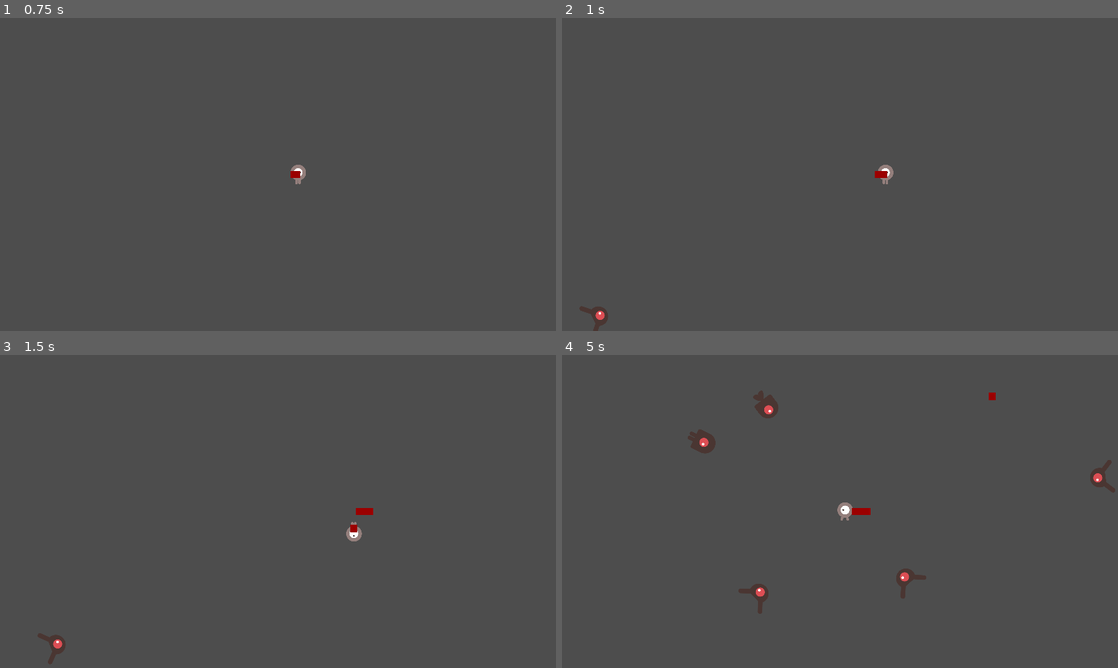
Above: before the commit, frames 1-4 (two rows, left to right).
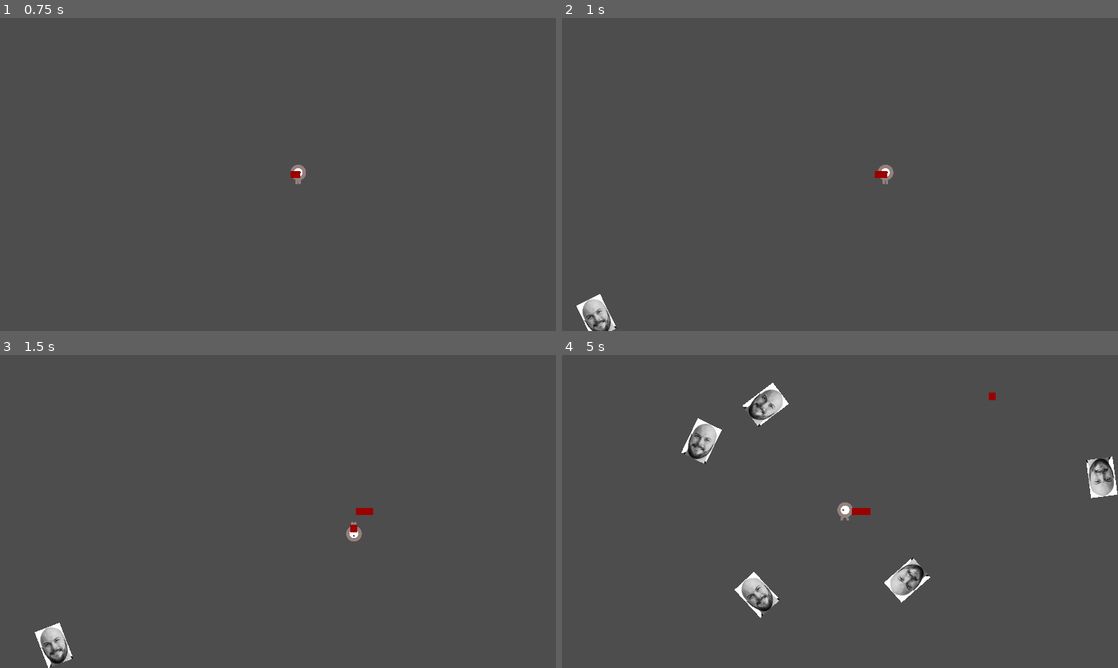
Above: after the commit, the same moments.

Repository: IanMillican/CS2053Project
Game: Godot game, scene res://creepRes/level1Creeps.tscn
Two runs of this game, one before a commit and one after it. Both use one fixed random seed, a clock stepped at 60 frames per second and the inputs below. This scene is started directly instead of the project's main scene.
Inputs:
- Up to frame 1 (0.75 s): tap Enter at 0.5 s; hold Right (ui_right) from 0.53 s (still down); hold Space (shoot) from 0.53 s (still down)
- Up to frame 2 (1 s): keep holding Right (ui_right); keep holding Space (shoot)
- Up to frame 3 (1.5 s): release Right (ui_right) at 1.28 s; release Space (shoot) at 1.28 s; hold Down (ui_down) from 1.28 s (still down); tap Space (shoot) at 1.35 s
- Up to frame 4 (5 s): release Down (ui_down) at 2.03 s; hold Right (ui_right) 2.03-2.78 s; hold Space (shoot) 2.03-2.78 s; hold Up (ui_up) 2.78-3.53 s; tap Space (shoot) at 2.85, 4.35 s; hold Space (shoot) 3.53-4.28 s; hold Left (ui_left) from 3.53 s (still down)

Frame 1 is identical in both runs. In frame 2, 0.5% of the frame differs, in the area x 2-10%, y 88-100%; in frame 3, 0.5%; in frame 4, 2.6%, in the area x 21-100%, y 8-84%.

Commit message:
Updated enemies

Diff:
--- a/cs2053-thegame/creepRes/mob.gd
+++ b/cs2053-thegame/creepRes/mob.gd
@@ -5,13 +5,7 @@
 # Called when the node enters the scene tree for the first time.
 func _ready() -> void:
 	screenSize = get_viewport_rect().size
-	var spritePick = randi() % 3 + 1
-	if spritePick == 1:
-		$AnimatedSprite2D.animation = "fly"
-	elif spritePick == 2:
-		$AnimatedSprite2D.animation = "swim"
-	else:
-		$AnimatedSprite2D.animation = "walk"
+	$AnimatedSprite2D.animation = "Prof"
 
 # Called every frame. 'delta' is the elapsed time since the previous frame.
 func _process(delta: float) -> void:
--- a/cs2053-thegame/creepRes/mob.tscn
+++ b/cs2053-thegame/creepRes/mob.tscn
@@ -1,6 +1,7 @@
-[gd_scene load_steps=10 format=3 uid="uid://dwn8fnxhiqn30"]
+[gd_scene load_steps=12 format=3 uid="uid://dwn8fnxhiqn30"]
 
 [ext_resource type="Script" path="res://creepRes/mob.gd" id="1_n8bkh"]
+[ext_resource type="Texture2D" uid="uid://dys3l260bx3oe" path="res://FinalBoss.png" id="2_alu3y"]
 [ext_resource type="Texture2D" uid="uid://cqp8akdbmyrkm" path="res://creepRes/dodge_the_creeps_2d_assets/art/enemyFlyingAlt_1.png" id="2_k6c6w"]
 [ext_resource type="Texture2D" uid="uid://dkxvn4p8dho3y" path="res://creepRes/dodge_the_creeps_2d_assets/art/enemyFlyingAlt_2.png" id="3_o3ocu"]
 [ext_resource type="Texture2D" uid="uid://ddps41a0fmbu5" path="res://creepRes/dodge_the_creeps_2d_assets/art/enemySwimming_1.png" id="4_x4bmv"]
@@ -8,12 +9,20 @@
 [ext_resource type="Texture2D" uid="uid://ij5glnwh4hs8" path="res://creepRes/dodge_the_creeps_2d_assets/art/enemyWalking_1.png" id="6_kxj2e"]
 [ext_resource type="Texture2D" uid="uid://syxmocg4vv1q" path="res://creepRes/dodge_the_creeps_2d_assets/art/enemyWalking_2.png" id="7_xgfft"]
 
-[sub_resource type="CapsuleShape2D" id="CapsuleShape2D_7q3mo"]
-radius = 37.0
-height = 100.0
+[sub_resource type="AtlasTexture" id="AtlasTexture_nl2iu"]
+atlas = ExtResource("2_alu3y")
+region = Rect2(140, 60, 230, 330)
 
 [sub_resource type="SpriteFrames" id="SpriteFrames_s6x2i"]
 animations = [{
+"frames": [{
+"duration": 1.0,
+"texture": SubResource("AtlasTexture_nl2iu")
+}],
+"loop": true,
+"name": &"Prof",
+"speed": 5.0
+}, {
 "frames": [{
 "duration": 1.0,
 "texture": ExtResource("2_k6c6w")
@@ -48,19 +57,22 @@
 "speed": 5.0
 }]
 
+[sub_resource type="CapsuleShape2D" id="CapsuleShape2D_4ed5w"]
+radius = 48.0
+height = 128.0
+
 [node name="mob" type="RigidBody2D"]
 collision_mask = 2
 gravity_scale = 0.0
 script = ExtResource("1_n8bkh")
 
+[node name="AnimatedSprite2D" type="AnimatedSprite2D" parent="."]
+scale = Vector2(0.4, 0.4)
+sprite_frames = SubResource("SpriteFrames_s6x2i")
+animation = &"Prof"
+
 [node name="CollisionShape2D" type="CollisionShape2D" parent="."]
-rotation = 1.5708
-shape = SubResource("CapsuleShape2D_7q3mo")
-
-[node name="AnimatedSprite2D" type="AnimatedSprite2D" parent="."]
-scale = Vector2(0.75, 0.75)
-sprite_frames = SubResource("SpriteFrames_s6x2i")
-animation = &"walk"
+shape = SubResource("CapsuleShape2D_4ed5w")
 
 [node name="VisibleOnScreenEnabler2D" type="VisibleOnScreenEnabler2D" parent="."]
 
